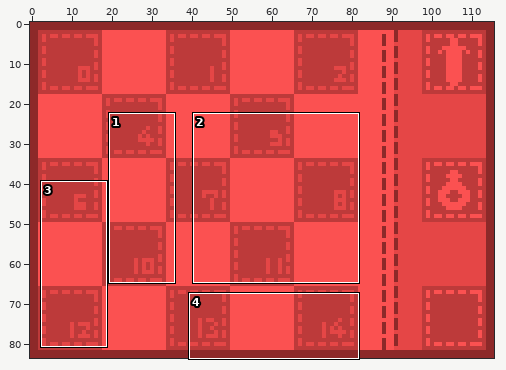
Edited in one commit: pixel-art file (assets/graphics/gui/inventory.aseprite). Above: a wide view before the commit, with the close-up outlined.
Close-up. As it was:
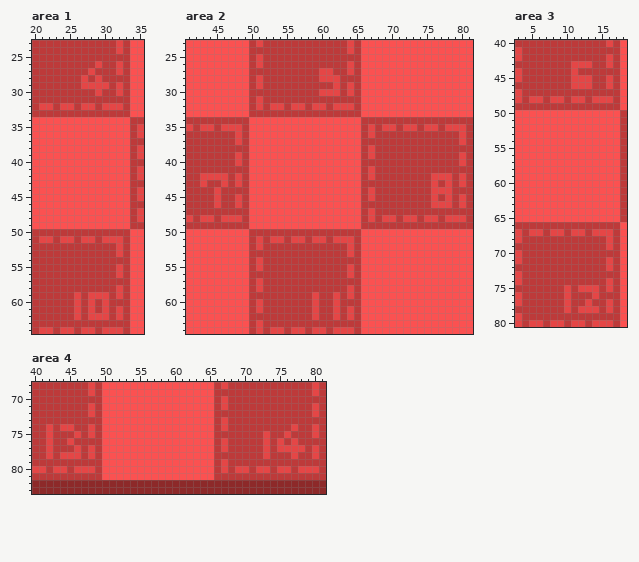
116x84 pixels, 1 frame. Shown: area 1: x 20..35, y 23..64; area 2: x 41..81, y 23..64; area 3: x 3..18, y 40..80; area 4: x 40..81, y 68..83.
After the commit:
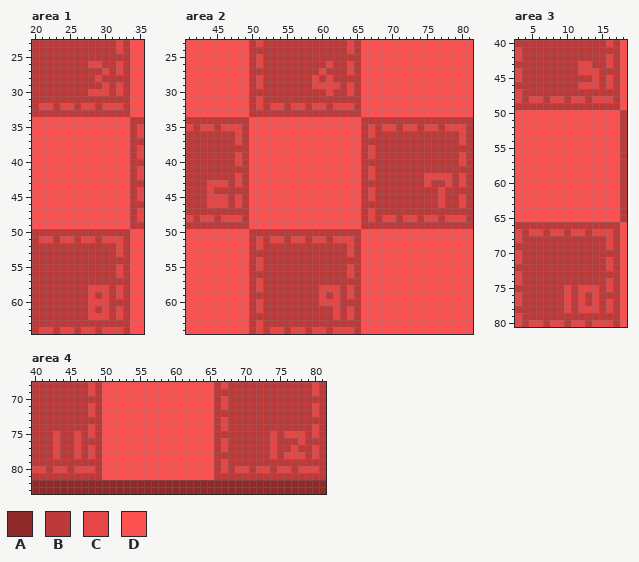
Palette (. is transparent): A #8d2929  B #bd3a3a  C #e54646  D #fb5151
Message: changed numeration of item slots
Edits made:
layer "base/fill" added
layer "base/slots" added
layer "base/slot numbers" added
layer "fill" removed
layer "slots" removed
layer "slot numbers" removed
Changed rows in their new state; - is an unchanged pixel.
Area 1, layers "base/slot numbers", "base/slots":
first column x 27:
26 -C--
27 -B-C
28 B---
29 BBB-
30 -C-C
first column x 26:
58 --CCC
59 B--B-
60 B--C-
61 B----
62 B----
Area 2, layers "base/slot numbers", "base/slots":
first column x 59:
26 --C-
27 --B-
28 CB-B
29 CCC-
30 -B-B
first column x 43:
42 BBBB----------------------------C---
43 BCC-----------------------------CB--
44 -CB------------------------------B-B
45 -C-C-----------------------------BCB
46 -C-C-----------------------------B-B
first column x 59:
58 -CCC
59 BC--
60 BCC-
61 B---
62 B---
Area 3, layers "base/slot numbers", "base/slots":
first column x 11:
43 B---
44 BCCC
45 BBBC
46 B--C
first column x 12:
76 C--
77 CBC
Area 4, layers "base/slot numbers", "base/slots":
first column x 42:
74 B-BB-------------------------------B-
75 BC-----------------------------BC--CC
76 BC-BC--------------------------BCB-BC
77 BC-----------------------------BCBB-B
78 BCBB---------------------------BC-C-C
